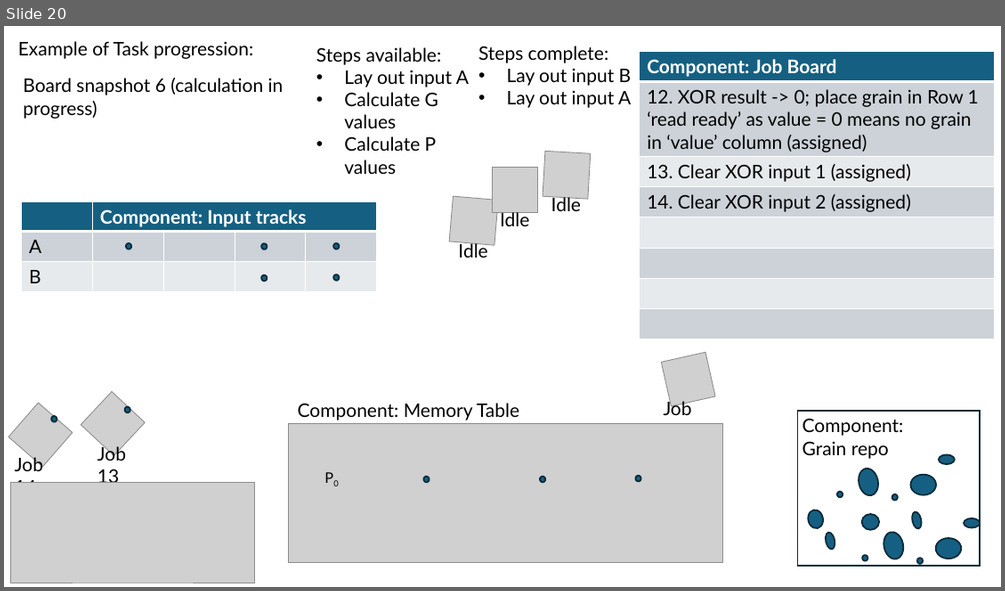
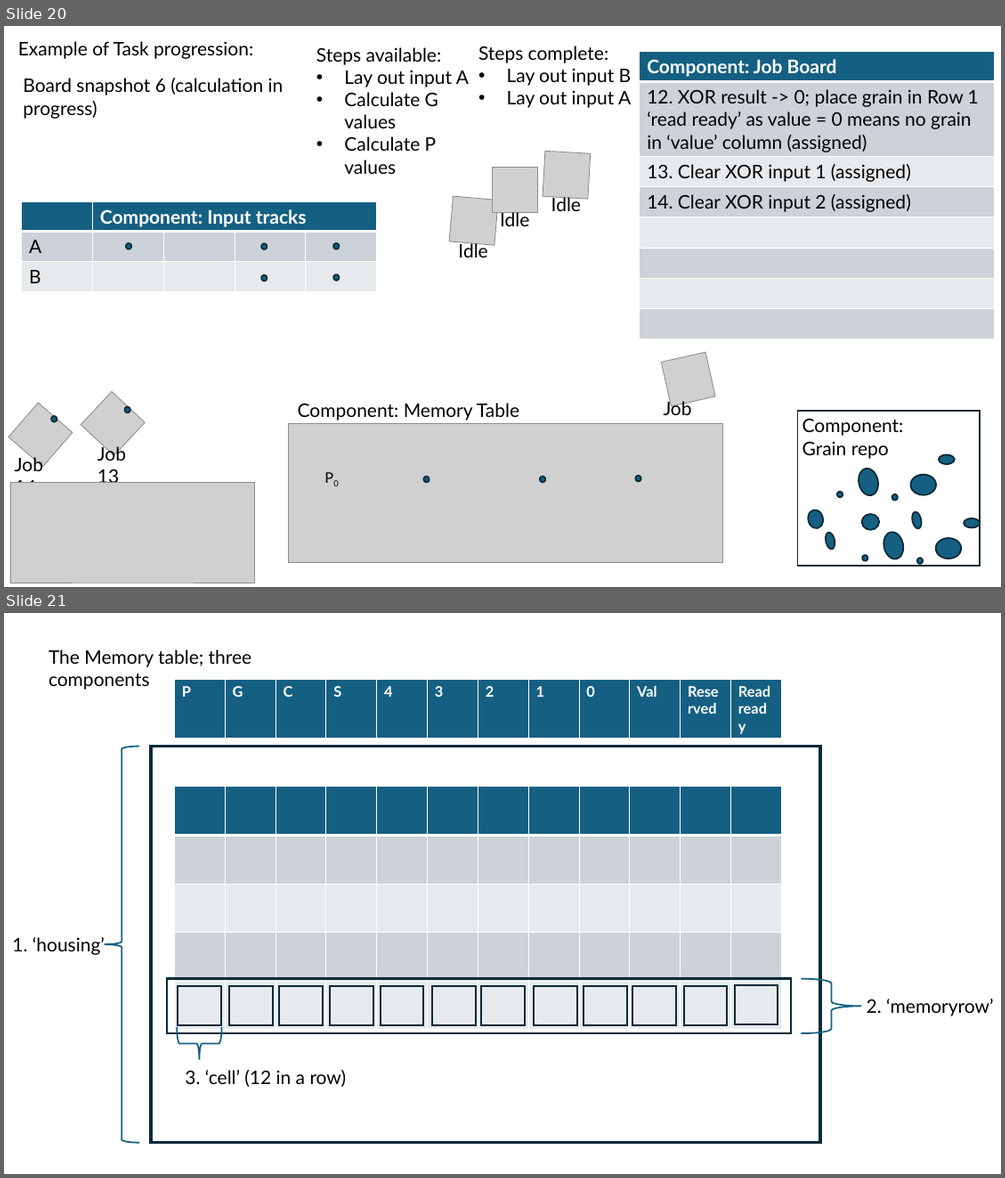
Before and after one commit to John-Cap/Ant-Colony-Calculator-Simulator, a slide deck: design/brainstorming/ant_board.pptx. Shown one above the other, each under a label of ours: slide 20 before the commit, slides 20 and 21 after it. The pictures are 1005x591 and 1005x1178 pixels, drawn with LibreOffice and Linux fonts; fonts in the diff are those of the drawing; grey boxes stand for pictures. Boxes give left, top, right and bottom in pixels: in the first picture for what was removed or moved away, otherwise in the second. Text is boxed around its words. In the diff, an @@ line names an element or a change of style, - is before the commit and + after.

```diff
--- a/design/brainstorming/ant_board.pptx
+++ b/design/brainstorming/ant_board.pptx
@@ slide 21 added at box(4, 613, 1001, 1174), background #FFFFFF @@
@@ text added at box(48, 649, 252, 690), 18 pt, text #000000 @@
+The Memory table; three components
@@ table added at box(175, 679, 785, 738), 1 rows, 12 columns @@
+P | G | C | S | 4 | 3 | 2 | 1 | 0 | Val | Reserved | Read ready
@@ left brace added at box(105, 747, 139, 1143), outline #156082 1.5 pt @@
@@ rectangle added at box(151, 747, 821, 1143), outline #092A39 3 pt @@
@@ table added at box(175, 787, 785, 1030), 5 rows, 12 columns @@
+ |  |  |  |  |  |  |  |  |  |  | 
+ |  |  |  |  |  |  |  |  |  |  | 
+ |  |  |  |  |  |  |  |  |  |  | 
+ |  |  |  |  |  |  |  |  |  |  | 
+ |  |  |  |  |  |  |  |  |  |  | 
@@ text added at box(12, 937, 105, 955), 18 pt, text #000000 @@
+1. ‘housing’
@@ rectangle added at box(167, 979, 791, 1033), outline #092A39 2 pt @@
@@ rectangle added at box(178, 986, 221, 1025), outline #092A39 1.75 pt @@
@@ rectangle added at box(230, 986, 273, 1025), outline #092A39 1.75 pt @@
@@ rectangle added at box(279, 986, 323, 1025), outline #092A39 1.75 pt @@
@@ rectangle added at box(330, 986, 373, 1025), outline #092A39 1.75 pt @@
@@ rectangle added at box(380, 986, 423, 1025), outline #092A39 1.75 pt @@
@@ rectangle added at box(432, 986, 476, 1025), outline #092A39 1.75 pt @@
@@ rectangle added at box(481, 986, 525, 1025), outline #092A39 1.75 pt @@
@@ rectangle added at box(534, 986, 577, 1025), outline #092A39 1.75 pt @@
@@ rectangle added at box(583, 986, 627, 1025), outline #092A39 1.75 pt @@
@@ rectangle added at box(633, 986, 676, 1025), outline #092A39 1.75 pt @@
@@ rectangle added at box(684, 986, 727, 1025), outline #092A39 1.75 pt @@
@@ rectangle added at box(735, 985, 778, 1024), outline #092A39 1.75 pt @@
@@ right brace added at box(801, 979, 862, 1033), outline #156082 1.5 pt @@
@@ text added at box(866, 998, 993, 1016), 18 pt, text #000000 @@
+2. ‘memoryrow’
@@ right brace added at box(177, 1028, 221, 1060), outline #156082 1.5 pt @@
@@ text added at box(185, 1070, 347, 1086), 18 pt, text #000000 @@
+3. ‘cell’ (12 in a row)
```
Also in this commit, not shown: 2 other files.
